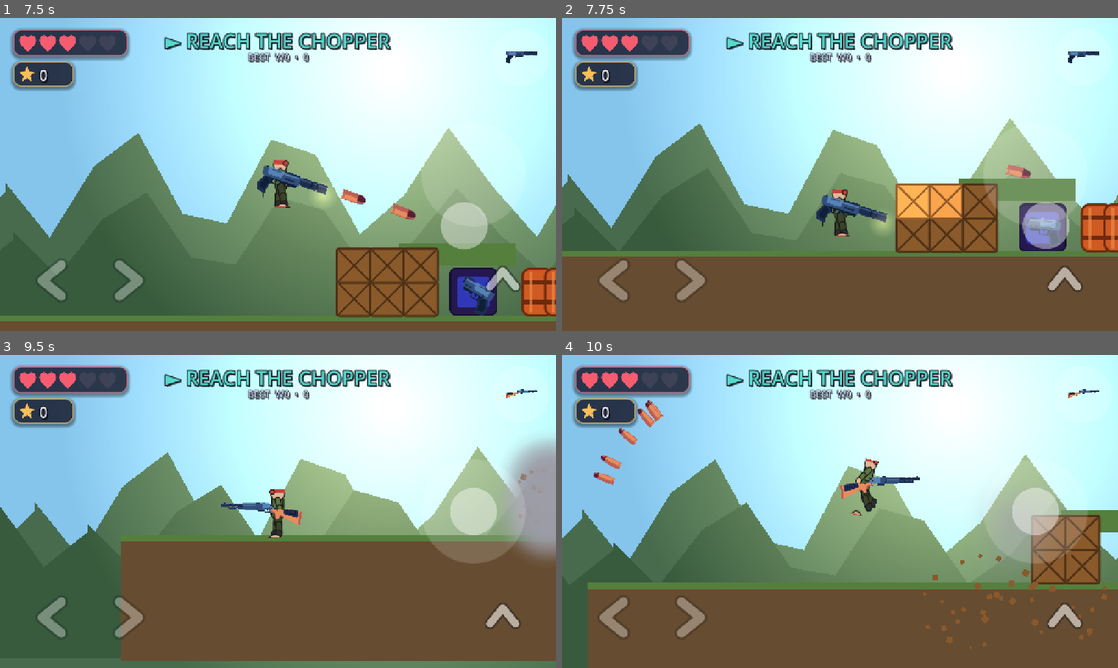
Above: before the commit, frames 1-4 (two rows, left to right).
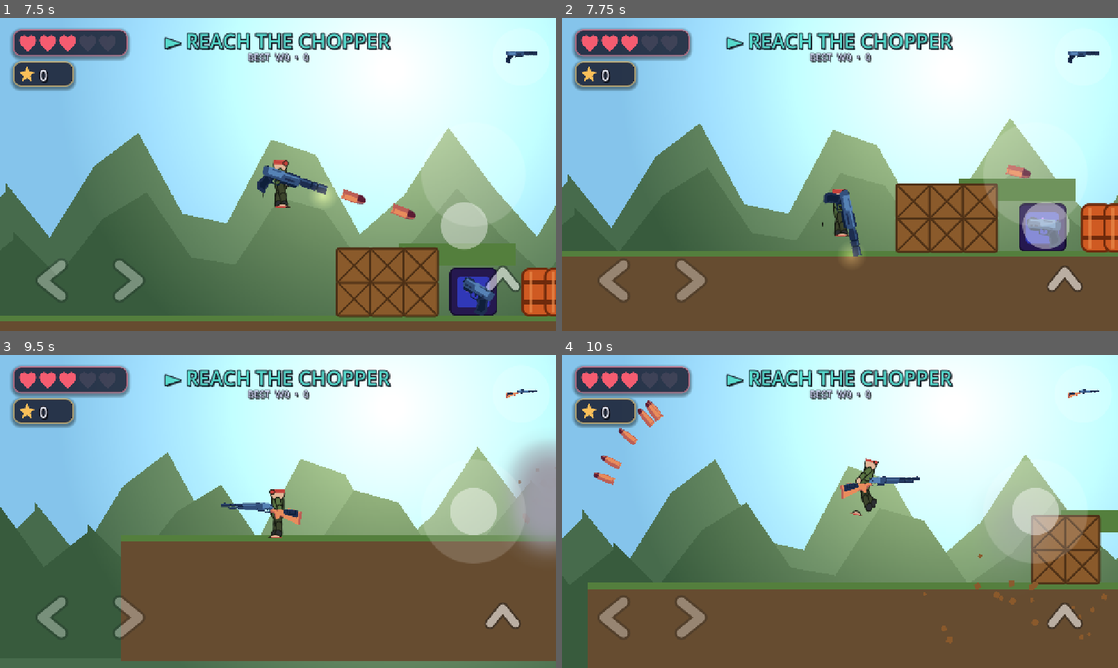
Above: after the commit, the same moments.

Repository: touqeer121/Godot47TouchDemo
Game: Godot game, scene res://scenes/loading.tscn
Same seed, same stepped clock (60 frames per second), same inputs: the game is played once before the commit and once after it. The engine's default icon, where the game draws it, is replaced by a stand-in: a white triangle on a blue panel in a dark square.
Inputs (mouse positions are in pixels of both pictures, inside the frame that each line leads up to):
- Up to frame 1 (7.5 s): tap Enter at 0.5, 2 s; move the mouse to (250, 237) at 0.52 s; hold D 0.53-1.25 s; tap F at 0.6, 3.6, 6.6 s; click (250, 237) at 0.67 s; tap Space at 0.77, 3.77, 6.77 s; drag from (444, 221) to (250, 237) at 1.27 s; move the mouse to (111, 127) at 2.02 s; hold A 2.03-2.75 s; tap Q at 2.1, 5.1 s; click (111, 127) at 2.17 s; drag from (305, 174) to (111, 127) at 2.77 s; move the mouse to (194, 96) at 3.52 s; hold A 3.53-4.25 s; click (194, 96) at 3.67 s; drag from (400, 158) to (194, 96) at 4.27 s; move the mouse to (166, 190) at 5.02 s; hold D 5.03-5.75 s; click (166, 190) at 5.17 s; drag from (333, 105) to (166, 190) at 5.77 s; move the mouse to (250, 237) at 6.52 s; hold D 6.53-7.25 s; click (250, 237) at 6.67 s; drag from (444, 221) to (494, 280) at 7.27 s
- Up to frame 2 (7.75 s): no input
- Up to frame 3 (9.5 s): move the mouse to (111, 464) at 8.02 s; hold A 8.03-8.75 s; tap Q at 8.1 s; click (111, 464) at 8.17 s; drag from (305, 511) to (61, 442) at 8.77 s
- Up to frame 4 (10 s): move the mouse to (756, 433) at 9.52 s; hold D from 9.53 s (still down); tap F at 9.6 s; click (756, 433) at 9.67 s; tap Space at 9.77 s

Frame 1 is identical in both runs. In frame 2, 2.4% of the frame differs, in the area x 45-73%, y 52-79%; in frame 3, 0.2%; in frame 4, 0.2%.

Commit message:
Desktop: don't fire when clicking on-screen buttons
The laptop mouse-fire path fired on any left-click, so clicking Jump /
move / weapon-switch also shot. Skip firing while the cursor is over an
action button. (Touch firing is already aim-stick-only.)

Co-Authored-By: Claude Opus 4.8 <noreply@anthropic.com>

Diff:
--- a/scripts/player.gd
+++ b/scripts/player.gd
@@ -956,6 +956,15 @@
 	aim_vector = Vector2.ZERO
 	aim_knob.position = Vector2.ZERO
 
+# True when the mouse cursor is over one of the on-screen action buttons.
+# Used so desktop click-to-fire ignores clicks that are actually button presses.
+func _mouse_over_button() -> bool:
+	var m := get_viewport().get_mouse_position()
+	for b in [left_button, right_button, jump_button, weapon_button]:
+		if m.distance_to(b.position) <= 92.0:
+			return true
+	return false
+
 func _apply_weapon(i: int):
 	weapon_index = i
 	var w = weapons[i]
@@ -1062,8 +1071,10 @@
 			player.velocity.x += SPEED
 			facing = 1
 
-	# Desktop: aim toward the mouse and fire while holding left mouse button.
-	if Input.is_mouse_button_pressed(MOUSE_BUTTON_LEFT):
+	# Desktop: aim toward the mouse and fire while holding left mouse button,
+	# but not while the cursor is over an on-screen button (so clicking Jump /
+	# move / weapon-switch doesn't also fire). Firing is aim-stick-only on touch.
+	if Input.is_mouse_button_pressed(MOUSE_BUTTON_LEFT) and not _mouse_over_button():
 		var to := get_global_mouse_position() - player.global_position
 		if to.length() > 4.0:
 			aim_vector = to.normalized()
